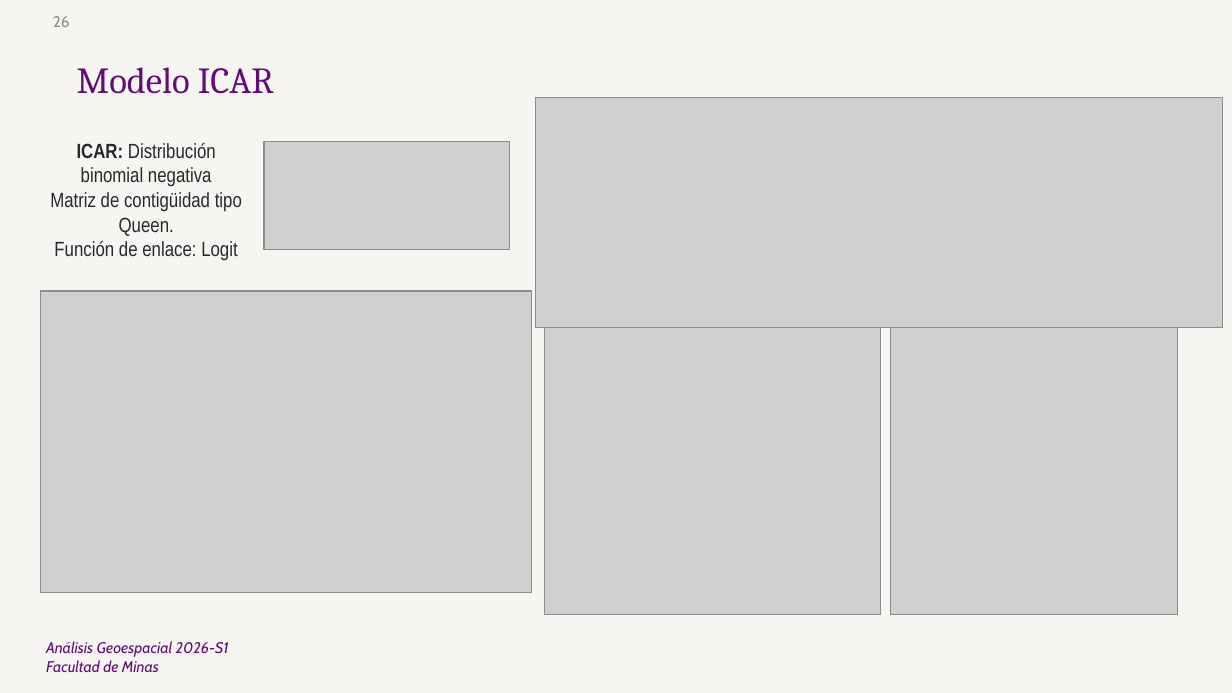
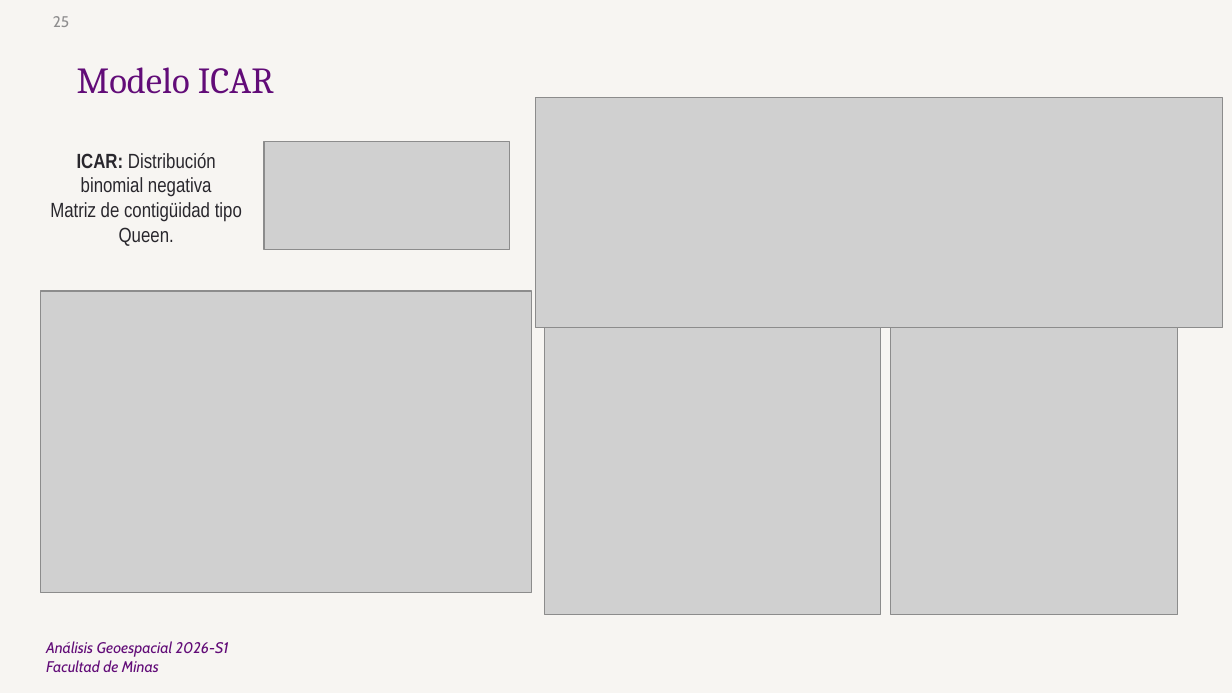
Before and after one commit to juzuluagao/2026_I_Analisis_Geoespacial, a slide deck: slide 25 of Presentaciones/SegundaPresentacion_AG_JDZO.pptx (slide 26 before the commit). Drawn at 1232x693 pixels with LibreOffice and Linux fonts; fonts in the diff are those of the drawing; grey boxes stand for pictures; background and template pictures are left out. Boxes give left, top, right and bottom in pixels: in the first picture for what was removed or moved away, otherwise in the second. Text is boxed around its words. In the diff, an @@ line names an element or a change of style, - is before the commit and + after.

```diff
--- a/Presentaciones/SegundaPresentacion_AG_JDZO.pptx
+++ b/Presentaciones/SegundaPresentacion_AG_JDZO.pptx
@@ page number at [53, 16, 69, 27]: text changed @@
-26
+25
@@ text "ICAR: Distribución binomial negativa": place and size @@
-text "ICAR: Distribución binomial negativa" at [50, 143, 242, 261]
+text "ICAR: Distribución binomial negativa" at [50, 153, 242, 246]
@@ text at [54, 241, 237, 261]: paragraph removed @@
-Función de enlace: Logit
```
Also in this commit, not shown: 5 other slides changed, 1 slide added, 2 slides removed, 23 other files.
